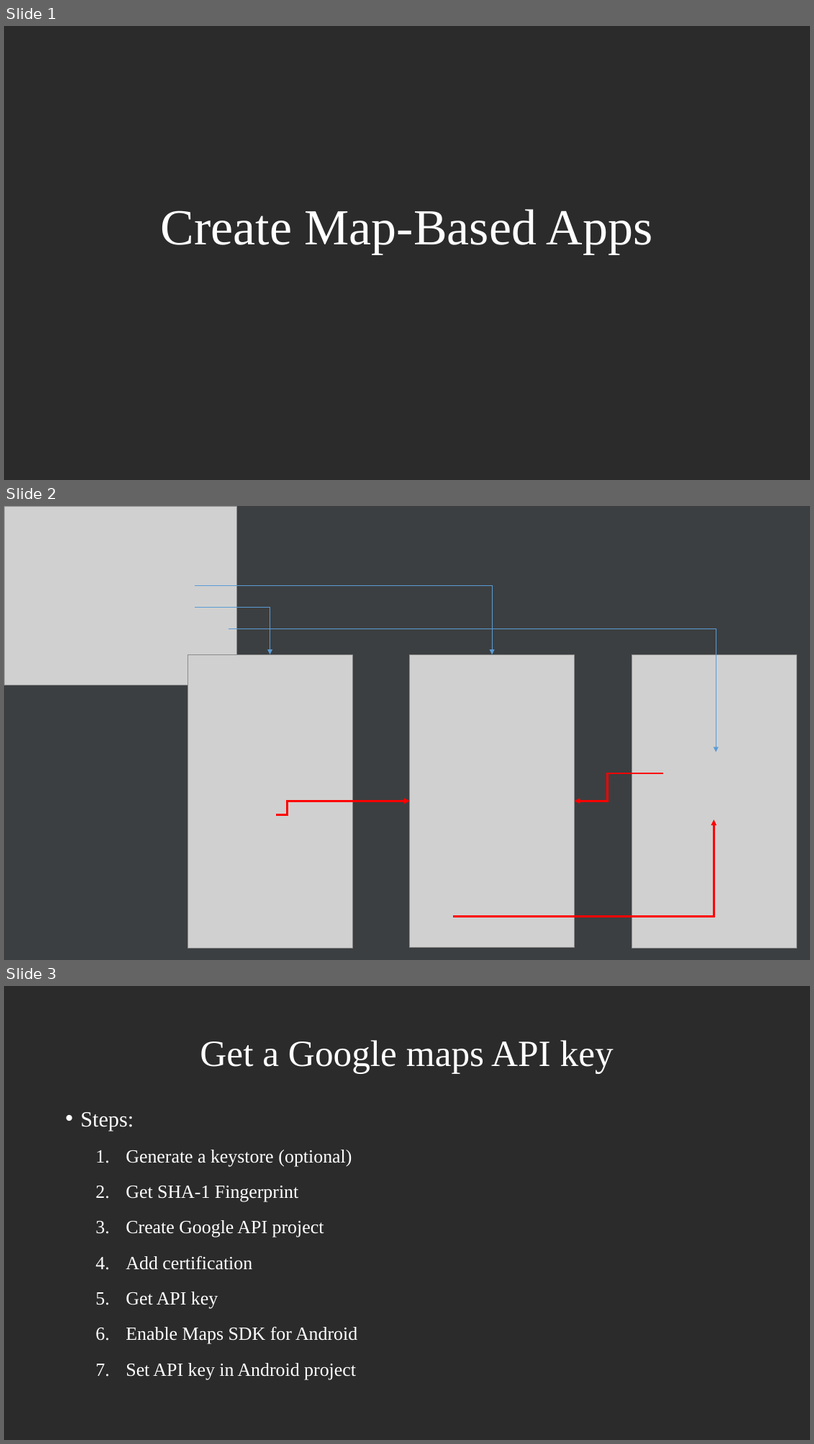
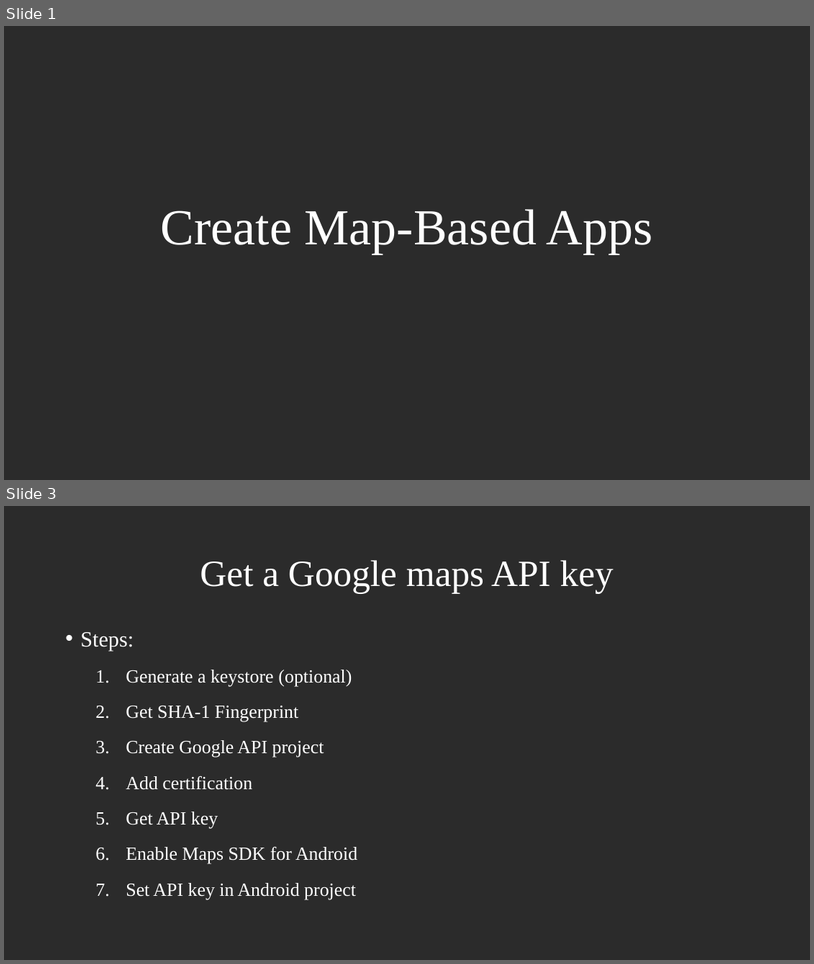
Before and after one commit to ao6swind/AndroidEasyTrip, a slide deck: doc/Create Map-Based Apps.pptx. Shown one above the other, each under a label of ours: slides 1, 2 and 3 before the commit, slides 1 and 3 after it; the slides between them are not shown. The pictures are 814x1444 and 814x964 pixels, drawn with LibreOffice and Linux fonts; fonts in the diff are those of the drawing; grey boxes stand for pictures. Boxes give left, top, right and bottom in pixels: in the first picture for what was removed or moved away, otherwise in the second. Text is boxed around its words. In the diff, an @@ line names an element or a change of style, - is before the commit and + after.

```diff
--- a/doc/Create Map-Based Apps.pptx
+++ b/doc/Create Map-Based Apps.pptx
@@ slide 2 removed at bbox=[4, 506, 810, 960], background #2B2B2B @@
@@ rectangle removed at bbox=[4, 506, 810, 960] @@
@@ picture removed at bbox=[4, 506, 237, 685] @@
@@ elbow arrow removed from (195, 585) to (492, 654) @@
@@ elbow arrow removed from (195, 607) to (270, 654) @@
@@ elbow arrow removed from (229, 628) to (717, 752) @@
@@ picture removed at bbox=[188, 654, 353, 947] @@
@@ picture removed at bbox=[410, 654, 574, 947] @@
@@ picture removed at bbox=[632, 654, 797, 947] @@
@@ elbow arrow removed from (664, 773) to (574, 800) @@
@@ elbow arrow removed from (276, 815) to (410, 800) @@
@@ elbow arrow removed from (453, 916) to (714, 819) @@
```
Also in this commit, not shown: 10 slides changed, 7 slides added, 1 other slide removed, 3 other files.
